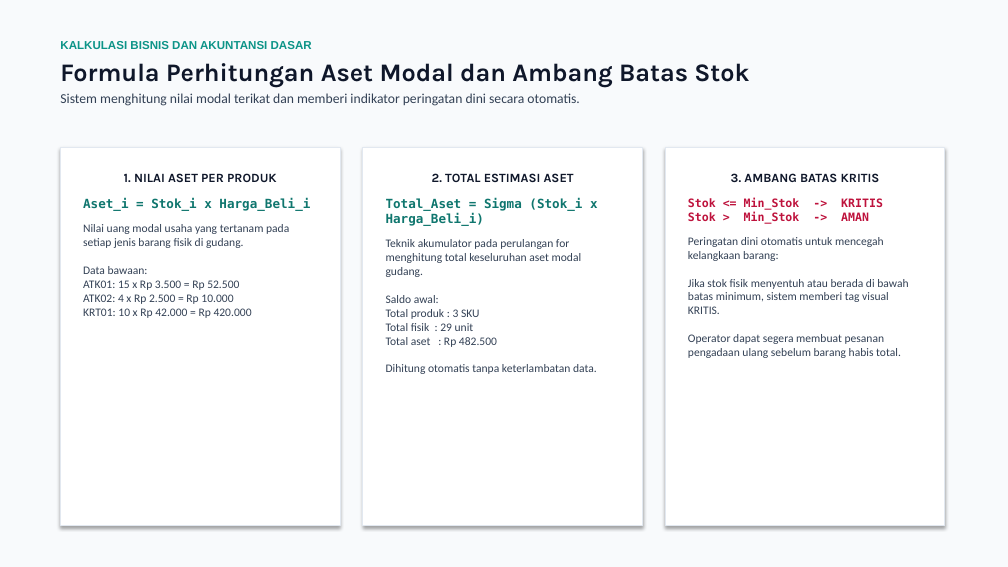
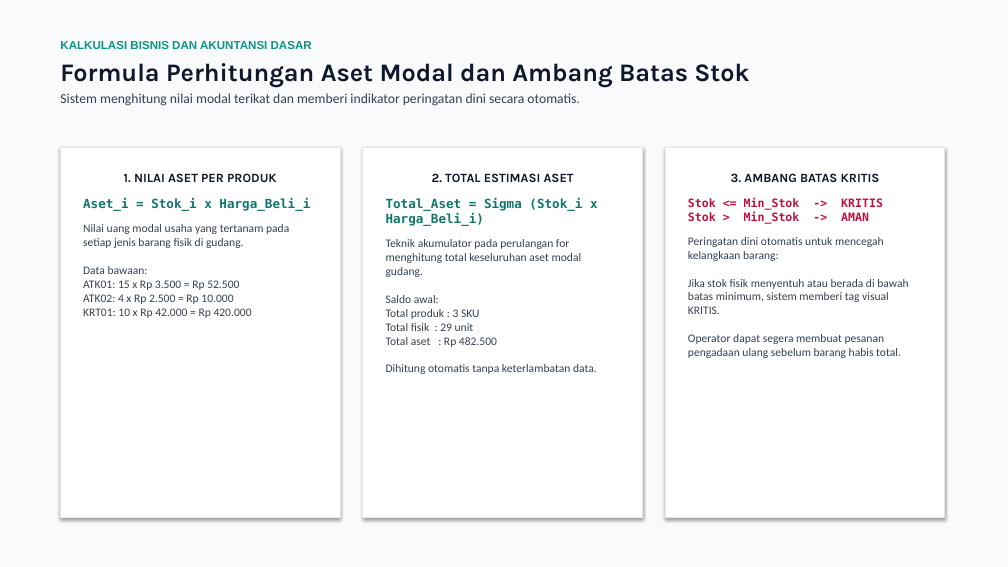
Before and after one commit to Curzyori/Stokku-Desktop, a slide deck: slide 11 of docs/presentasi/STOKKU_DESKTOP_PROGRES_P7.pptx (slide 7 before the commit). Drawn at 1008x567 pixels with LibreOffice and Linux fonts; fonts in the diff are those of the drawing. Boxes give left, top, right and bottom in pixels: in the first picture for what was removed or moved away, otherwise in the second. Text is boxed around its words. In the diff, an @@ line names an element or a change of style, - is before the commit and + after.

```diff
--- a/docs/presentasi/STOKKU_DESKTOP_PROGRES_P7.pptx
+++ b/docs/presentasi/STOKKU_DESKTOP_PROGRES_P7.pptx
@@ rectangle "1. NILAI ASET PER PRODUK": place and size @@
-rectangle "1. NILAI ASET PER PRODUK" at [60,147,340,526]
+rectangle "1. NILAI ASET PER PRODUK" at [60,147,340,518]
@@ rectangle "2. TOTAL ESTIMASI ASET": place and size @@
-rectangle "2. TOTAL ESTIMASI ASET" at [363,147,643,526]
+rectangle "2. TOTAL ESTIMASI ASET" at [363,147,643,518]
@@ rectangle "3. AMBANG BATAS KRITIS": place and size @@
-rectangle "3. AMBANG BATAS KRITIS" at [665,147,945,526]
+rectangle "3. AMBANG BATAS KRITIS" at [665,147,945,518]
```
Also in this commit, not shown: 6 other slides changed, 5 slides added, 1 slide removed, 34 other files.
